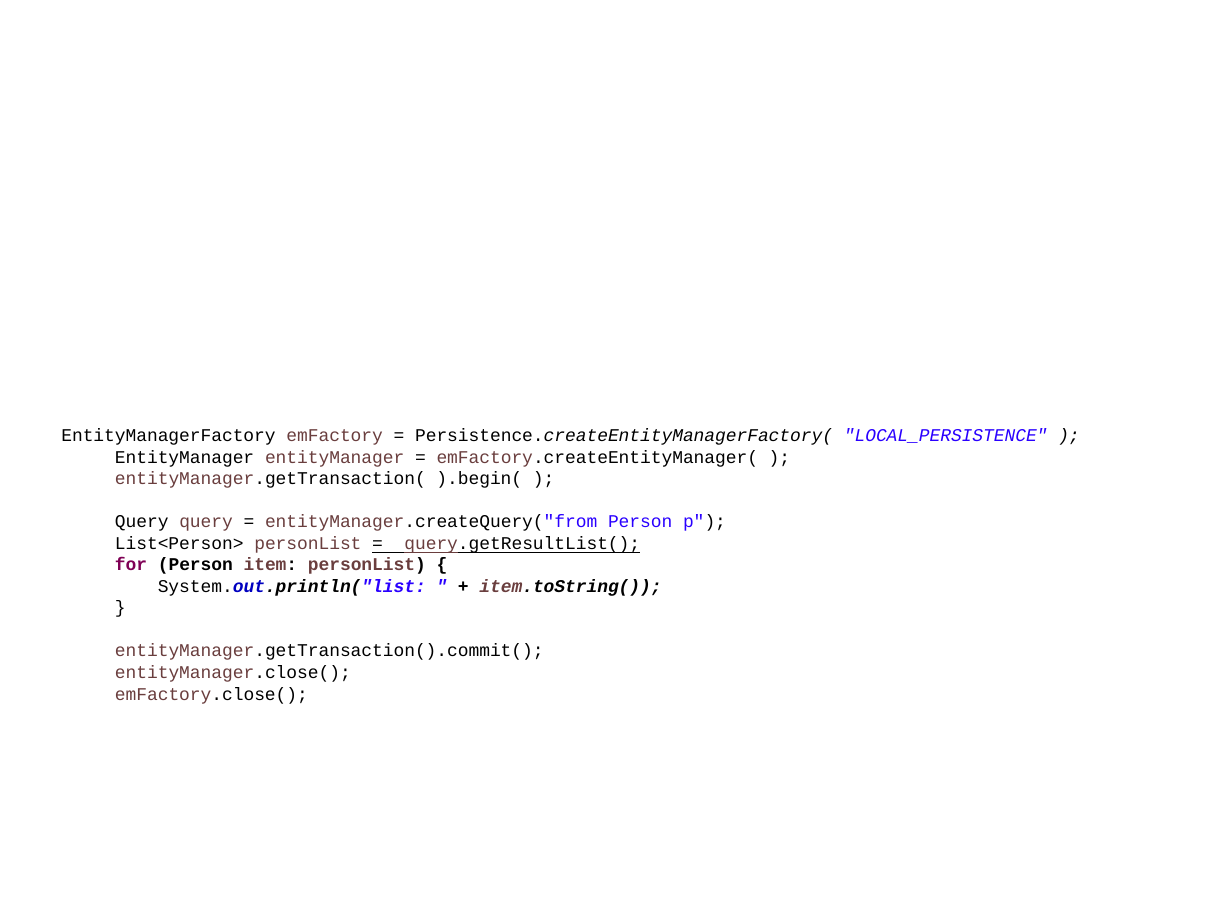
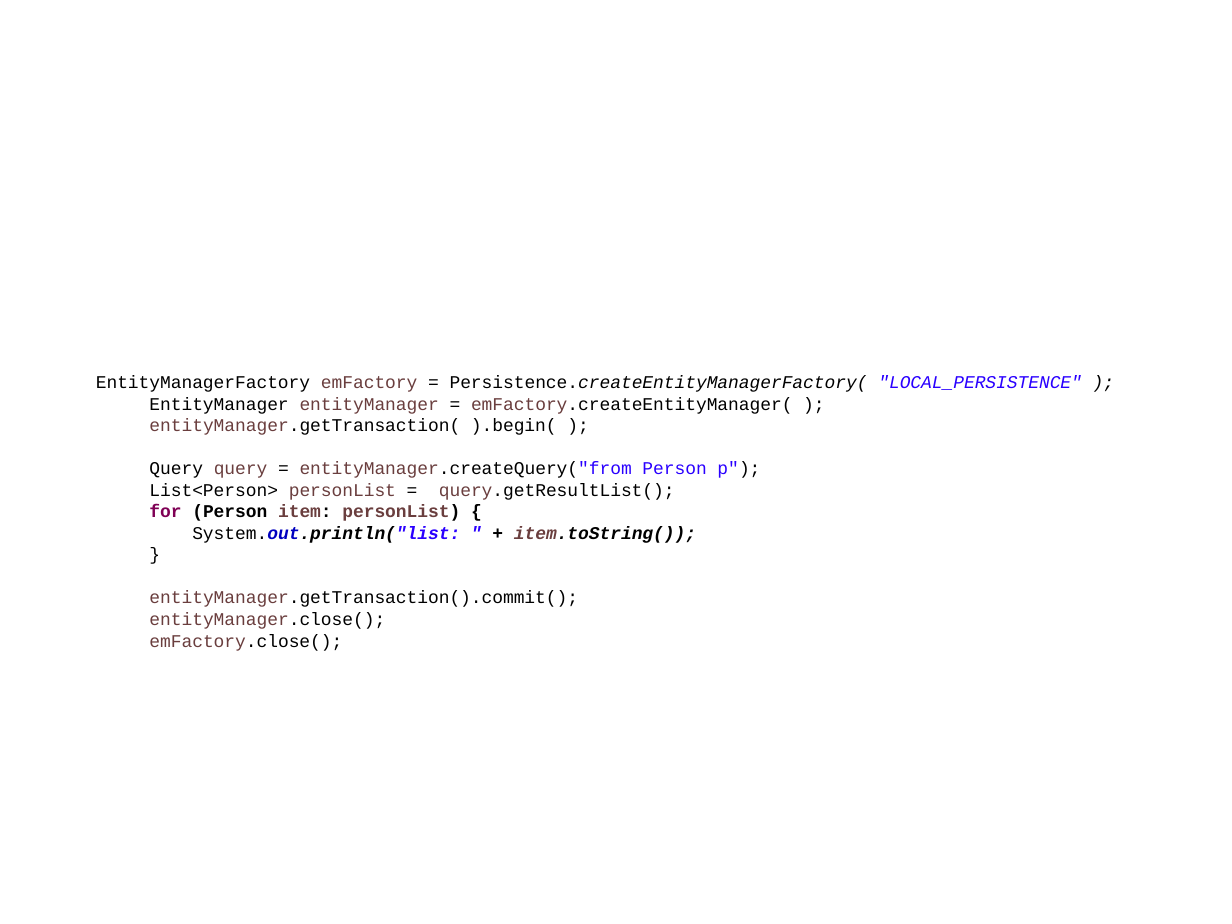
Before and after one commit to lawren43/mytest-repo, a slide deck: slide 32 of test-springmvc/doc/1.JPA Introduction.pptx (slide 20 before the commit). Drawn at 1232x924 pixels with LibreOffice and Linux fonts; fonts in the diff are those of the drawing. Boxes give left, top, right and bottom in pixels: in the first picture for what was removed or moved away, otherwise in the second. Text is boxed around its words. In the diff, an @@ line names an element or a change of style, - is before the commit and + after.

```diff
--- a/test-springmvc/doc/1.JPA Introduction.pptx
+++ b/test-springmvc/doc/1.JPA Introduction.pptx
@@ text "EntityManagerFactory emFactory = Persistence.createEntityMan ...": place and size @@
-text "EntityManagerFactory emFactory = Persistence.createEntityMan ..." at [61, 429, 1048, 704]
+text "EntityManagerFactory emFactory = Persistence.createEntityMan ..." at [96, 376, 1082, 651]
@@ text at [149, 483, 675, 500]: underline off in "= query.getResultList();" @@
```
Also in this commit, not shown: 4 other slides changed, 11 slides added, 10 slides removed, 5 other files.
